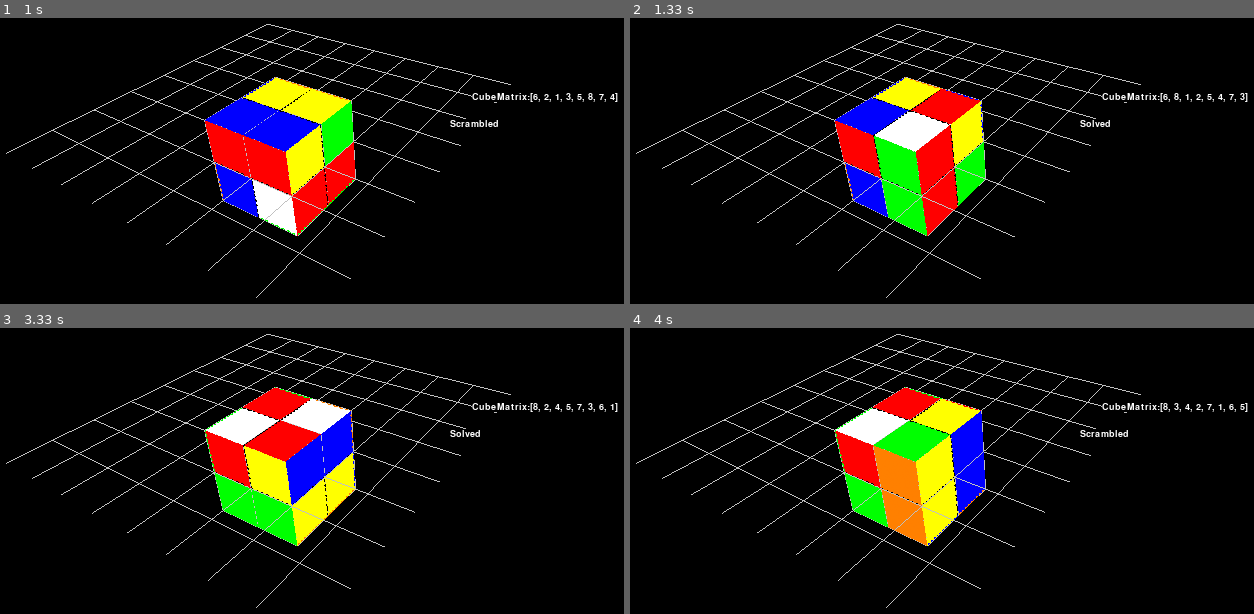
Above: before the commit, frames 1-4 (two rows, left to right).
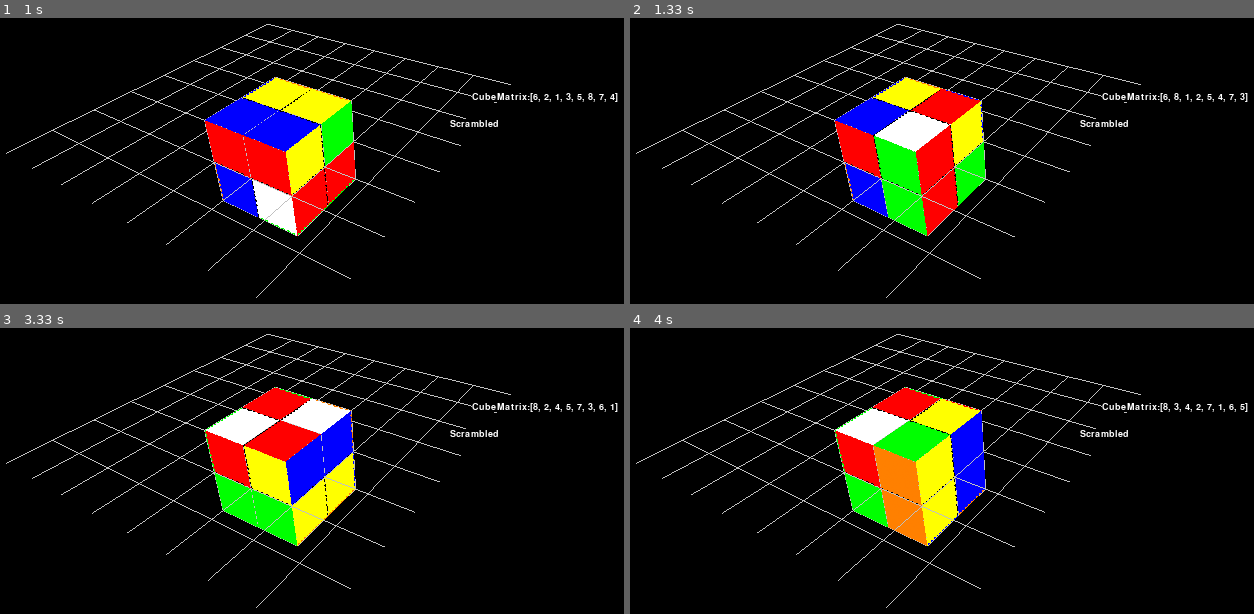
Above: after the commit, the same moments.

Repository: ogu83/pyrubicscube
Game: pygame game, started from pyrubicscube.py
Two runs of this game, one before a commit and one after it. Both use one fixed random seed, a clock stepped at 60 frames per second and the inputs below.
Inputs (mouse positions are in pixels of both pictures, inside the frame that each line leads up to):
- Up to frame 1 (1 s): hold Right 0.33-0.8 s; move the mouse to (349, 140) at 0.37 s; hold Up from 0.83 s (still down)
- Up to frame 2 (1.33 s): release Up at 1.13 s; hold Right from 1.17 s (still down)
- Up to frame 3 (3.33 s): release Right at 1.63 s; hold Left 1.67-2.2 s; hold Down 2.23-2.53 s; hold Left 2.57-2.97 s; hold Up from 3 s (still down)
- Up to frame 4 (4 s): release Up at 3.37 s; hold Right from 3.4 s (still down)

Frame 1 is identical in both runs. In frame 2, 0.1% of the frame differs, in the area x 73-80%, y 35-39%; in frame 3, 0.1%; in frame 4, nothing differs.

Commit message:
Worst Solved Function

Diff:
--- a/Cube222.py
+++ b/Cube222.py
@@ -91,21 +91,73 @@
             cube.draw()
 
     def is_solved(self):
-        m = np.array(self.position_matrix)
-        n_True = np.all(np.diff(np.reshape(m,(-1,2)), axis=1))
-        nn_True = np.all(np.diff(np.reshape(m,(-1,4)), axis=0))
-        nnn_True = np.all(np.diff(np.transpose(np.reshape(m,(2,-1))),axis=1))
-
-        if (n_True and nn_True and nnn_True):
-            m = np.sum(np.transpose(np.array([np.reshape(m,(-1,4))[0], np.flip(np.reshape(m,(-1,4))[1])])), axis=1)
-            for val in m:
-                if val != 9:
-                    return False
-                else:
-                    return True
-        else:
-            return False
-
+        return self.is_u_solved() and self.is_d_solved() and self.is_l_solved() and self.is_r_solved() and self.is_f_solved() and self.is_b_solved()
+
+    def is_u_solved(self):
+        color = None
+        for i in self.u_matrix():
+            c = self.cube_array()[i-1]
+            if color == None:
+                color = c.color_u
+            else:
+                if color != c.color_u:
+                    return False
+        return True
+
+    def is_d_solved(self):
+        color = None
+        for i in self.d_matrix():
+            c = self.cube_array()[i-1]
+            if color == None:
+                color = c.color_d
+            else:
+                if color != c.color_d:
+                    return False
+        return True
+
+    def is_l_solved(self):
+        color = None
+        for i in self.l_matrix():
+            c = self.cube_array()[i-1]
+            if color == None:
+                color = c.color_l
+            else:
+                if color != c.color_l:
+                    return False
+        return True
+
+    def is_r_solved(self):
+        color = None
+        for i in self.r_matrix():
+            c = self.cube_array()[i-1]
+            if color == None:
+                color = c.color_r
+            else:
+                if color != c.color_r:
+                    return False
+        return True
+
+    def is_f_solved(self):
+        color = None
+        for i in self.f_matrix():
+            c = self.cube_array()[i-1]
+            if color == None:
+                color = c.color_f
+            else:
+                if color != c.color_f:
+                    return False
+        return True
+
+    def is_b_solved(self):
+        color = None
+        for i in self.b_matrix():
+            c = self.cube_array()[i-1]
+            if color == None:
+                color = c.color_b
+            else:
+                if color != c.color_b:
+                    return False
+        return True
 
     def do_notation(self, notation):
         for cube in self.cube_array():
